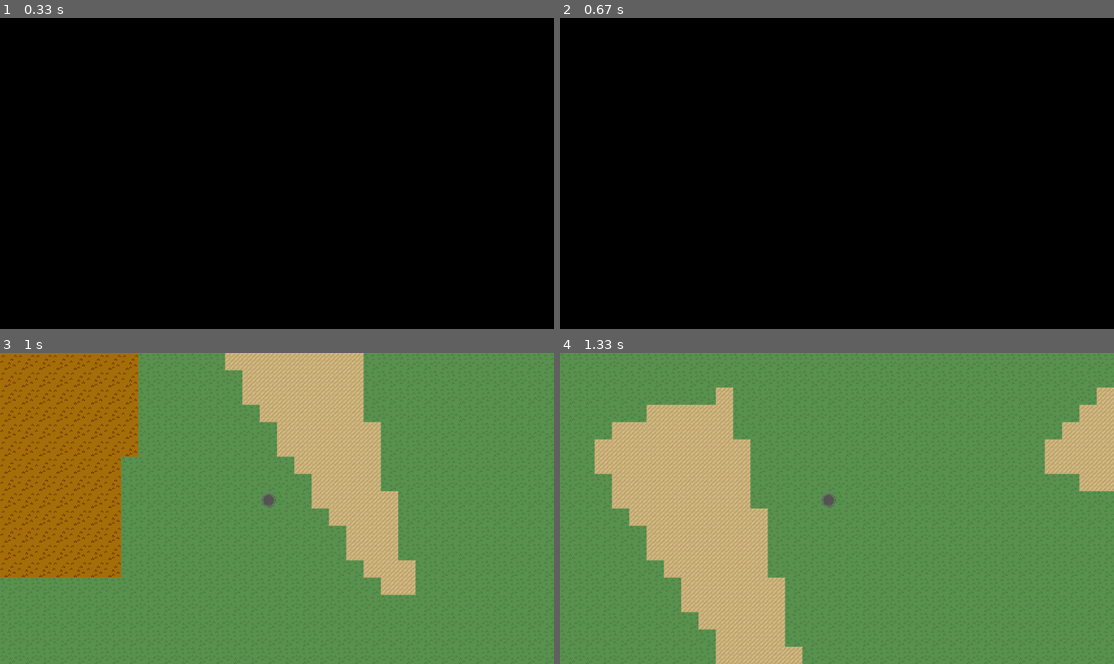
Above: before the commit, frames 1-4 (two rows, left to right).
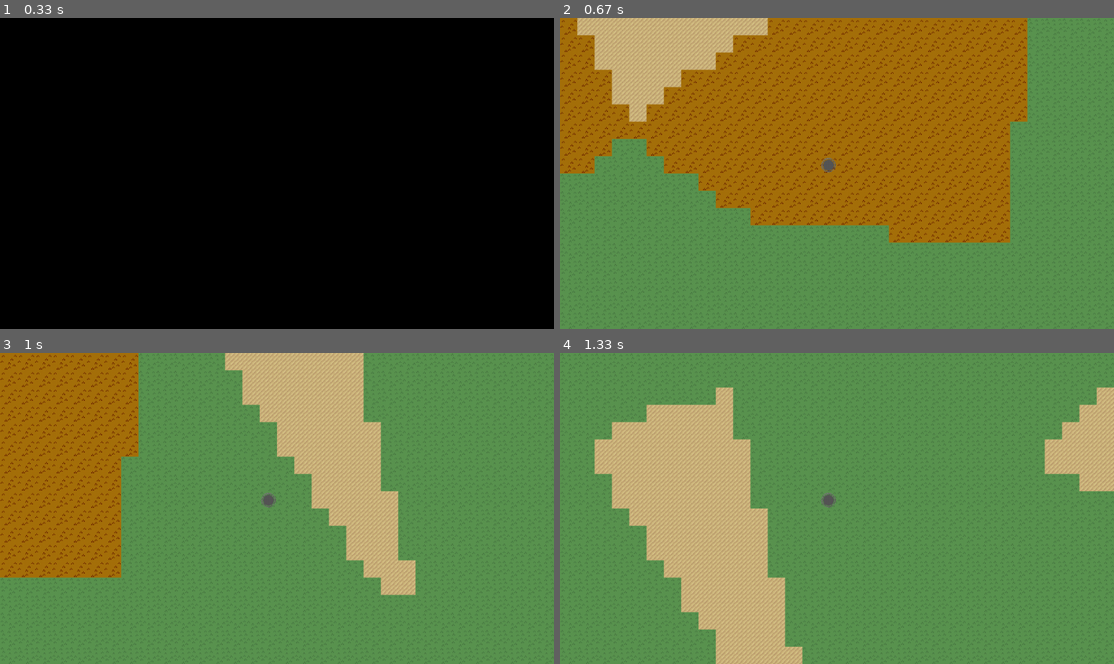
Above: after the commit, the same moments.

Repository: ArcosJuan/Get-out-of-my-fucking-maze
Game: pygame game, started from GOFM.py
Same seed, same stepped clock (60 frames per second), same inputs: the game is played once before the commit and once after it.
Inputs (mouse positions are in pixels of both pictures, inside the frame that each line leads up to):
- Up to frame 1 (0.33 s): no input
- Up to frame 2 (0.67 s): click (571, 27) at 0.38 s
- Up to frame 3 (1 s): hold Right from 0.67 s (still down)
- Up to frame 4 (1.33 s): release Right at 1.13 s; hold Up from 1.17 s (still down)

Frame 1 is identical in both runs. In frame 2, 100% of the frame differs, in the area x 0-100%, y 0-100%; in frame 3, nothing differs; in frame 4, nothing differs.

Commit message:
Skip the menu with click, instead of  arrow keys.

Diff:
--- a/src/view/scenes/main_menu.py
+++ b/src/view/scenes/main_menu.py
@@ -1,6 +1,6 @@
 from src.events import EndScene
 from src.events import Tick
-from src.events import ArrowKey
+from src.events import Click
 from src.view.scenes import Scene
 from src.controller.event_dispatcher import EventDispatcher as Ed
 
@@ -10,7 +10,7 @@
         super().__init__()
         Ed.add(Tick, Scene.window.update)
         Ed.add(Tick, self.update)
-        Ed.add(ArrowKey, self.__exit)
+        Ed.add(Click, self.__exit)
 
 
     def update(self, event):
